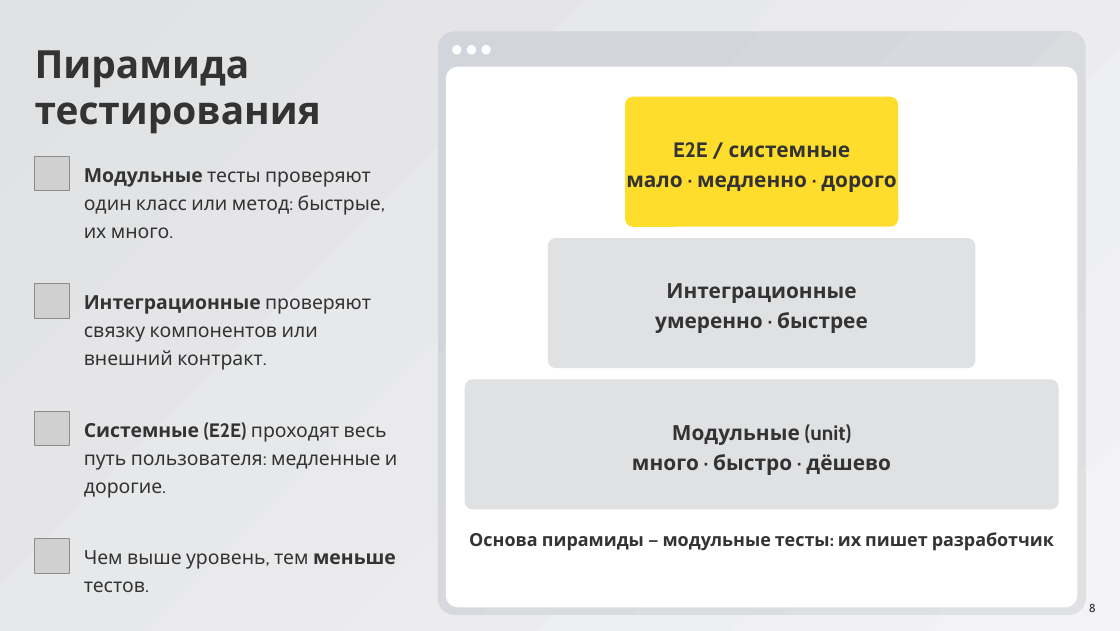
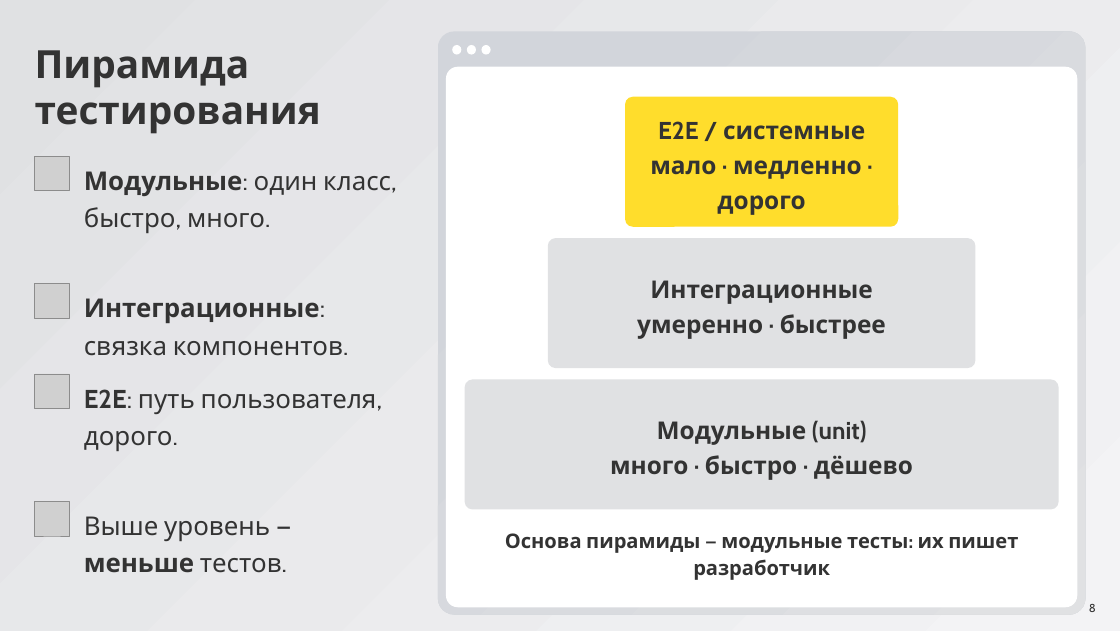
Before and after one commit to ArthurAipov/market-pulse-innopolis, a slide deck: slide 8 of advanced/docs/seminar8/Семинар 8.pptx. Drawn at 1120x631 pixels with LibreOffice and Linux fonts; fonts in the diff are those of the drawing; grey boxes stand for pictures. Boxes give left, top, right and bottom in pixels: in the first picture for what was removed or moved away, otherwise in the second. Text is boxed around its words. In the diff, an @@ line names an element or a change of style, - is before the commit and + after.

```diff
--- a/advanced/docs/seminar8/Семинар 8.pptx
+++ b/advanced/docs/seminar8/Семинар 8.pptx
@@ text at (84, 171, 391, 233): text changed; size 27 to 36 pt @@
-Модульные тесты проверяют один класс или метод: быстрые, их много.
+Модульные: один класс, быстро, много.
@@ text at (84, 298, 343, 356): text changed; size 27 to 36 pt @@
-Интеграционные проверяют связку компонентов или внешний контракт.
+Интеграционные: связка компонентов.
@@ picture: place and size @@
-picture at (35, 411, 69, 446)
+picture at (35, 374, 69, 409)
@@ text at (84, 389, 377, 451): text changed; size 27 to 36 pt @@
-Системные (E2E) проходят весь путь пользователя: медленные и дорогие.
+E2E: путь пользователя, дорого.
@@ size 29 to 34 pt in 3 elements at (650, 121, 865, 215), (637, 280, 886, 339), (610, 420, 913, 480) @@
@@ picture: place and size @@
-picture at (35, 539, 69, 574)
+picture at (35, 502, 69, 536)
@@ text at (84, 516, 282, 573): text changed; size 27 to 36 pt @@
-Чем выше уровень, тем меньше тестов.
+Выше уровень — меньше тестов.
@@ text "Основа пирамиды — модульные тесты: ..." at (505, 533, 1018, 580): size 25 to 28 pt @@
```
Also in this commit, not shown: 31 other slides changed.
